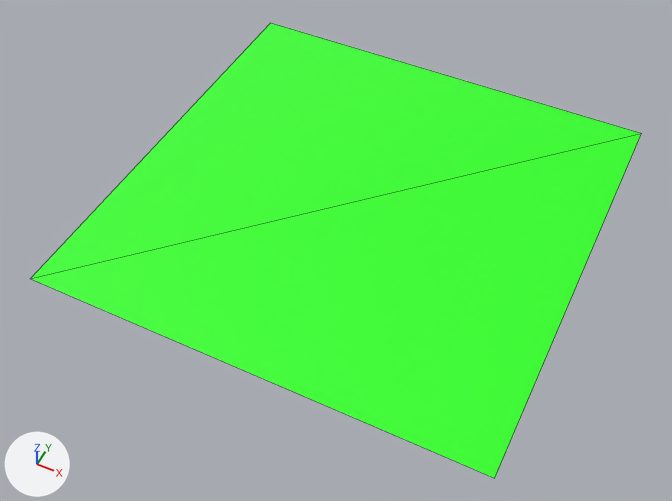
An edit to the glTF model assets/plane.gltf, drawn before and after from the same camera.
Camera for both pictures: a camera (50 mm lens) standing at (2.41, -5.26, 7.82) and looking at (-0.02, -0.39, 1.72). Every picture has the same lights, and +X, +Y and +Z are marked at lower left. Mesh edges are drawn as thin lines.

The older version as bpy lines, for what is in view:
```python
me_plane = bpy.data.meshes.new('Plane')
me_plane.from_pydata(...)  # 4 vertices, 2 faces; spans x -2.0..2.0, y -2.0..2.0, z 2.0
me_plane.materials.append(mat_defaultmaterial)
ob_plane = bpy.data.objects.new('plane', me_plane)
ob_plane.location = (0.0, 0.0, 0.0)
```
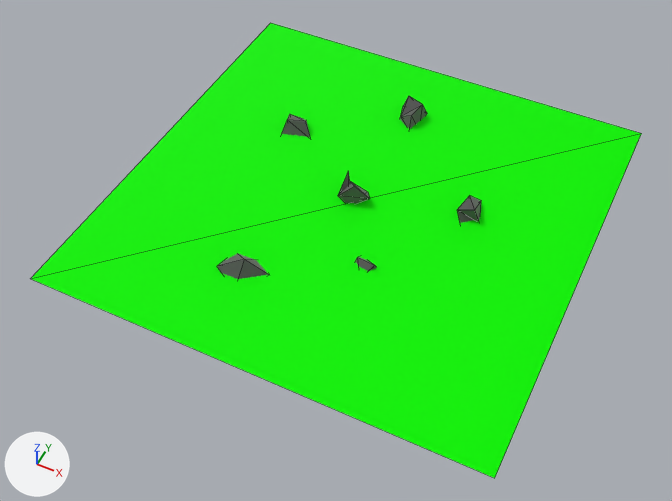
The change, as a diff of the scene's bpy script:
```diff
--- a/assets/plane.gltf.py
+++ b/assets/plane.gltf.py
@@ mat_material_001 @@
+mat_material_001 = bpy.data.materials.new('Material.001')
+mat_material_001.use_nodes = True; mat_material_001.node_tree.nodes.clear()
+_N = mat_material_001.node_tree.nodes; _L = mat_material_001.node_tree.links
+n0 = _N.new('ShaderNodeBsdfPrincipled'); n0.name = 'Principled BSDF'
+n0.inputs[1].default_value = 1.0  # 'Metallic'
+n0.inputs[2].default_value = 1.0  # 'Roughness'
+n1 = _N.new('ShaderNodeOutputMaterial'); n1.name = 'Material Output'
+n2 = _N.new('ShaderNodeVertexColor'); n2.name = 'Color Attribute'
+_L.new(n0.outputs[0], n1.inputs[0])  # 'BSDF' to 'Surface'
+_L.new(n2.outputs[0], n0.inputs[0])  # 'Color' to 'Base Color'
@@ me_plane @@
 # used by ob_plane; location = (0.0, 0.0, 0.0)
 # verts and faces of me_plane; kept vertices keep their numbers, new ones are numbered from 4
-me_plane.from_pydata(...)  # 4 vertices, 2 faces; spans x -2.0..2.0, y -2.0..2.0, z 2.0
+me_plane.from_pydata(...)  # 49 vertices, 69 faces; spans x -2.0..2.0, y -2.0..2.0, z 1.8..2.23
+# me_plane part 1
+# 14 vertices are added at x -0.16..0.51, y -0.76..0.15, z 1.8..2.23
+# 23 new faces join them
+# me_plane part 2
+verts[11] = (-1.06, 0.7, 2.06)  # pixel (289, 113)
+verts[12] = (-0.88, 0.46, 1.88)
+verts[13] = (-0.85, 0.66, 1.82)
+verts[14] = (-0.98, 0.61, 1.89)
+verts[15] = (-0.76, 0.55, 1.98)
+verts[16] = (-1.03, 0.46, 1.98)
+verts[17] = (-0.93, 0.79, 1.98)
+verts[18] = (-0.84, 0.61, 2.13)  # pixel (305, 121)
+verts[19] = (-1.0, 0.55, 2.12)  # pixel (287, 119)
+faces += [(12, 14, 15), (14, 17, 15), (15, 19, 16), (11, 18, 17), (11, 19, 18), (15, 18, 19)]
+faces += [(15, 17, 18), (11, 17, 14), (11, 14, 19), (14, 16, 19), (12, 15, 16), (13, 17, 14)]
+faces += [(12, 13, 14), (12, 16, 14)]
+# me_plane part 3
+verts[20] = (0.92, 0.13, 1.94)
+verts[21] = (0.85, 0.18, 2.11)  # pixel (457, 209)
+verts[22] = (1.04, 0.26, 1.96)
+verts[23] = (0.89, 0.32, 1.97)
+verts[24] = (0.97, 0.44, 2.04)  # pixel (481, 200)
+verts[25] = (1.0, 0.19, 2.17)  # pixel (474, 209)
+verts[26] = (0.9, 0.34, 2.16)  # pixel (469, 195)
+faces += [(20, 23, 22), (21, 26, 23), (22, 24, 25), (21, 25, 26), (24, 26, 25), (23, 26, 24)]
+faces += [(22, 23, 24), (21, 22, 25), (20, 22, 21), (20, 21, 23)]
+# me_plane part 4
+verts[34] = (-0.44, -0.94, 1.94)
+verts[35] = (-0.69, -0.96, 1.95)
+verts[36] = (-0.28, -1.09, 1.99)  # pixel (269, 275)
+verts[37] = (-0.48, -1.14, 2.14)  # pixel (244, 259)
+verts[38] = (-0.49, -1.31, 1.92)
+verts[39] = (-0.7, -1.23, 2.03)  # pixel (216, 266)
+faces += [(34, 37, 36), (34, 39, 35), (37, 39, 38), (36, 37, 38), (35, 39, 37), (34, 35, 37)]
+# me_plane part 5
+verts[40] = (-0.11, 1.33, 2.18)  # pixel (408, 95)
+verts[41] = (0.02, 1.07, 1.97)
+verts[42] = (-0.14, 1.18, 1.9)
+verts[43] = (-0.11, 1.16, 2.05)  # pixel (400, 116)
+verts[44] = (0.07, 1.23, 1.88)
+verts[45] = (0.02, 1.11, 2.15)  # pixel (411, 115)
+verts[46] = (-0.17, 1.36, 2.01)  # pixel (403, 105)
+verts[47] = (0.09, 1.35, 2.01)  # pixel (427, 113)
+verts[48] = (0.06, 1.28, 2.17)  # pixel (422, 104)
+faces += [(41, 43, 44), (43, 46, 44), (44, 48, 45), (40, 47, 46), (40, 48, 47), (44, 47, 48)]
+faces += [(44, 46, 47), (40, 46, 43), (40, 43, 48), (43, 45, 48), (41, 44, 45), (42, 46, 43)]
+faces += [(41, 42, 43), (41, 45, 43)]
+# me_plane part 6: 2 faces spanning x -2.0..2.0, y -2.0..2.0, z 2.0 switch from mat_defaultmaterial to mat_material_001
```

Boxes (x1, y1, x2, y2) around the edits, measured in the pictures (672 x 501 px):
part 1 of me_plane, added: after (338, 171, 377, 271)
part 2 of me_plane, added: after (282, 114, 310, 137)
part 3 of me_plane, added: after (457, 196, 481, 223)
part 4 of me_plane, added: after (217, 253, 269, 279)
part 5 of me_plane, added: after (400, 96, 427, 129)
part 6 of me_plane, recoloured: (31, 23, 642, 478) in both
